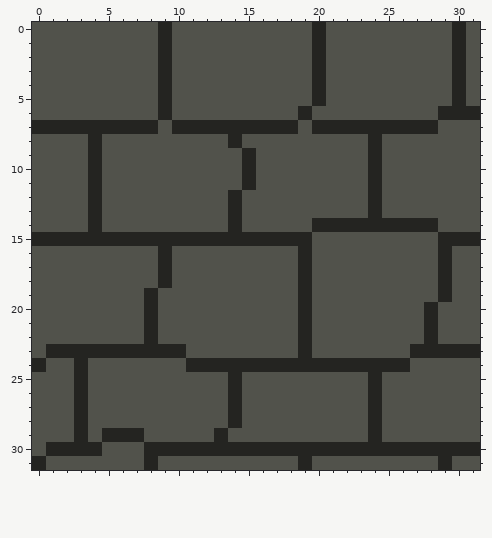
Pixel-art file, stored at Delivery to Another World/Assets/Sprites/Ethan's Laughable Sprites/Hub_Floor.aseprite. Above, as it was before the edit.
32x32 pixels, 1 frame.
Now the later version:
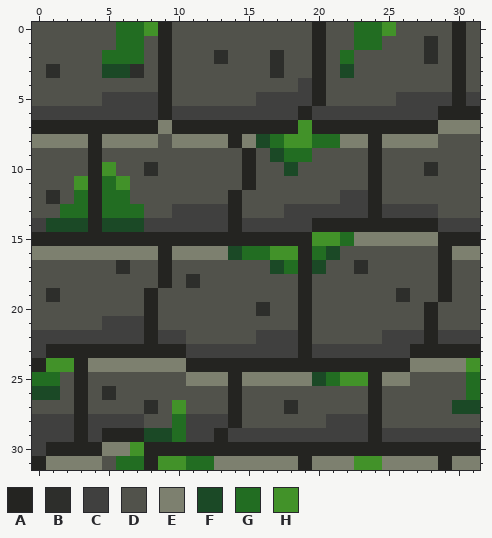
Palette (. is transparent): A #242421  B #2d2e2b  C #40403f  D #51524b  E #7d806f  F #1b4926  G #226d22  H #429229
From old to new:
Changed rows in their new state; - is an unchanged pixel.
first column x 0:
 0 ------GGH--------------GGH------
 1 ------GG---------------GG---B---
 2 -----GGG-----B---B----G-----B---
 3 -B---FFB---------B----F---------
 4 -------------------C------------
 5 -----CCCC-------CCCC------CCCC-C
 6 CCCCCCCCC-CCCCCCCCC-CCCCCCCCC---
 7 ---------E---------H---------EEE
 8 EEEE-EEEE-EEEE-EFGHHGGEE-EEEE---
 9 -----------------FGG------------
10 -----H--B---------F---------B---
11 ---H-GH-------------------------
12 -B-G-GG---------------CC--------
13 --GG-GGG--CCCC----CCCCCC-CCCC---
14 CFFF-FFFCCCCCC-CCCCC---------CCC
15 --------------------HHGEEEEEE---
16 EEEEEEEEE-EEEEFGGHH-GF--------EE
17 ------B----------FG-F--B--------
18 -----------B--------------------
19 -B------------------------B-----
20 ----------------B---------------
21 -----CCC------------------------
22 CCCCCCCC-CC-----CCC------CCC-CCC
23 C----------CCCCCCCC-CCCCCCC-----
24 -HH-EEEEEEE----------------EEEEH
25 GG---------EEE-EEEEEFGHH-EE----G
26 FF---B-------------------------G
27 --------B-H-------B-----------FF
28 CCC-CCCC--GCCC-------CCC--------
29 CCC-C---FFGCC-CCCCCCCCCC-CCCCCCC
30 C----EEH------------------------
31 -EEEE-GG-HHGGEEEEEE-EEEHHEEEE-EE
